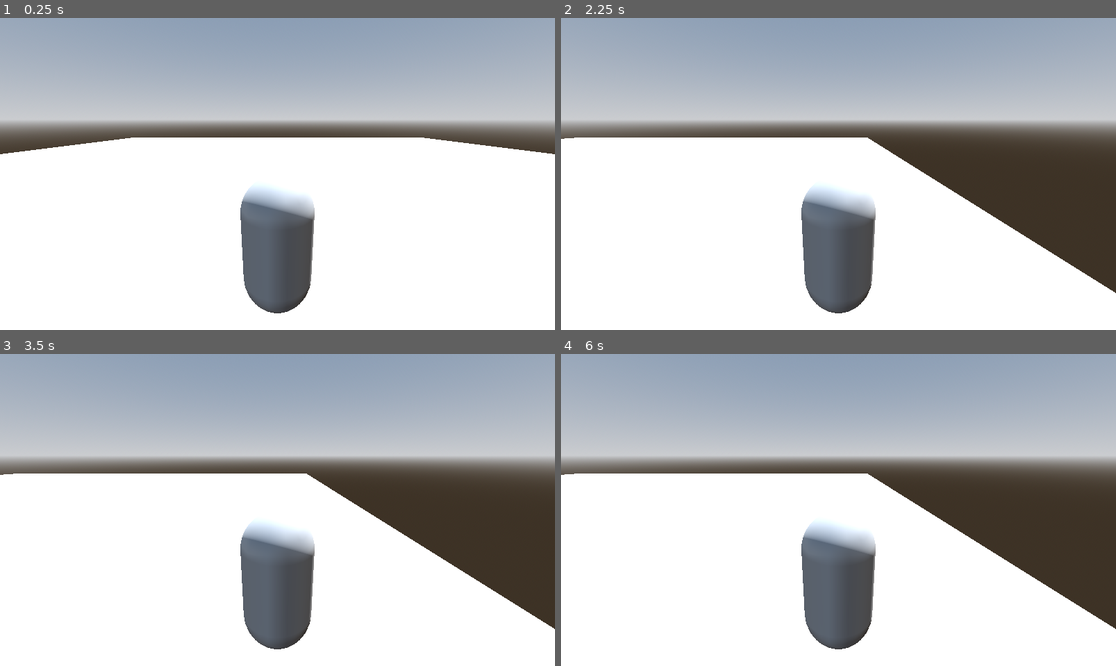
Above: before the commit, frames 1-4 (two rows, left to right).
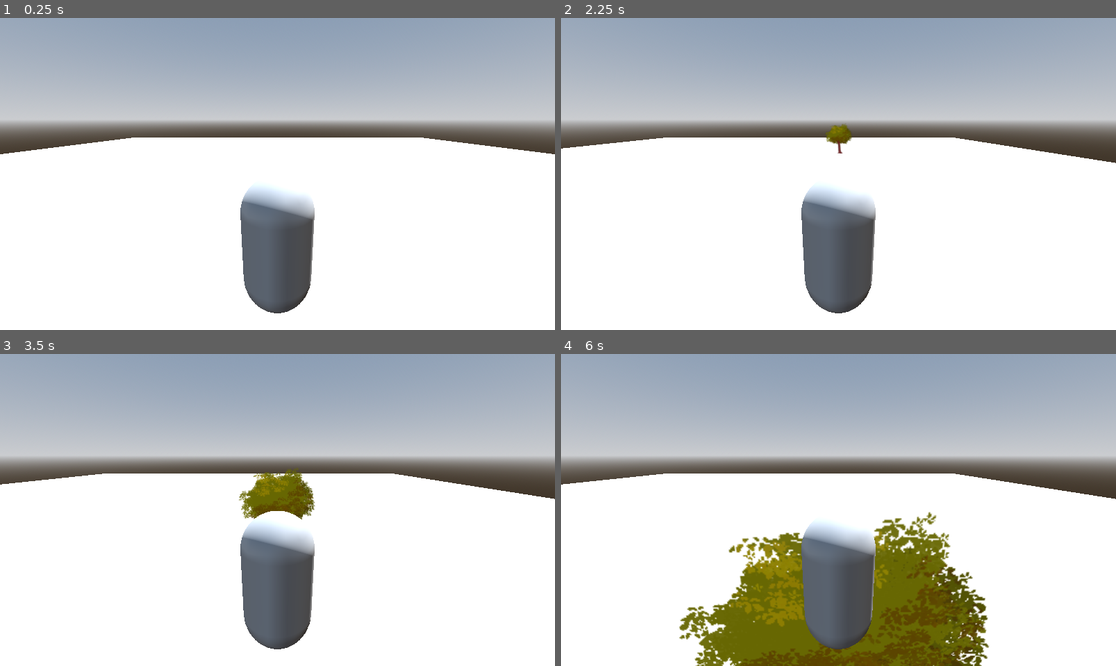
Above: after the commit, the same moments.

Repository: wewewer123/Cozy-Chaos-Fall-2025
Game: Godot game, scene res://scenes/main.tscn
The game is run twice, just before and just after one commit, with the same random seed, the same clock (stepped at 60 frames per second) and the same inputs.
Inputs (mouse positions are in pixels of both pictures, inside the frame that each line leads up to):
- Up to frame 1 (0.25 s): no input
- Up to frame 2 (2.25 s): tap Enter at 0.5, 2 s; move the mouse to (960, 158) at 0.52 s; hold D (right) 0.53-1.28 s; tap T at 0.6, 2.1 s; click (960, 158) at 0.67 s; tap Space at 1.25 s; move the mouse to (727, 189) at 1.27 s; hold A (left) 1.28-2.03 s; tap Y at 1.35 s; move the mouse to (894, 105) at 2.02 s; hold D (right) from 2.03 s (still down)
- Up to frame 3 (3.5 s): keep holding D (right); move the mouse to (249, 572) at 2.77 s; tap Y at 2.85 s; click (249, 572) at 2.92 s
- Up to frame 4 (6 s): move the mouse to (1005, 556) at 3.52 s; release D (right) at 3.53 s; hold A (left) 3.53-5.78 s; tap T at 3.6, 5.1 s; move the mouse to (672, 463) at 4.27 s; tap Y at 4.35, 5.85 s; move the mouse to (866, 510) at 5.02 s; click (866, 510) at 5.17 s; move the mouse to (755, 432) at 5.77 s; hold D (right) from 5.78 s (still down)

The runs differ from the first frame. In frame 1, less than 0.1% of the frame differs, in the area x 0-100%, y 38-44%; in frame 2, 11%; in frame 3, 12%; in frame 4, 25%, in the area x 0-100%, y 38-100%.
Error after the commit: Invalid access to property or key 'lives' on a base object of type 'null instance'. (res://scripts/tree.gd:23)

Commit message:
Added tree and ghost scenes and implimented the tree to move in lanes

Diff:
--- a/project.godot
+++ b/project.godot
@@ -34,6 +34,13 @@
 ]
 }
 
+[layer_names]
+
+3d_physics/layer_1="player"
+3d_physics/layer_2="ground"
+3d_physics/layer_3="item"
+3d_physics/layer_4="obstacle"
+
 [rendering]
 
 renderer/rendering_method="gl_compatibility"
--- /dev/null
+++ b/scenes/ghost.tscn
@@ -0,0 +1,18 @@
+[gd_scene load_steps=3 format=3 uid="uid://cqcmrldguya81"]
+
+[ext_resource type="Texture2D" uid="uid://bbs70q0d5h6f4" path="res://tempGraphics/t2.png" id="1_t76o2"]
+
+[sub_resource type="CylinderShape3D" id="CylinderShape3D_avsvi"]
+height = 5.4677734
+radius = 1.8818359
+
+[node name="Ghost" type="Area3D"]
+collision_layer = 8
+
+[node name="Sprite3D" type="Sprite3D" parent="."]
+transform = Transform3D(2, 0, 0, 0, 2, 0, 0, 0, 2, 0, 2.6, 0)
+texture = ExtResource("1_t76o2")
+
+[node name="CollisionShape3D" type="CollisionShape3D" parent="."]
+transform = Transform3D(1, 0, 0, 0, 1, 0, 0, 0, 1, -0.06652832, 2.6157901, 0)
+shape = SubResource("CylinderShape3D_avsvi")
--- a/scenes/main.gd
+++ b/scenes/main.gd
@@ -1,6 +1,14 @@
 extends Node3D
 @export var max_lanes = 3
+
+var tree_inst: PackedScene = load("res://scenes/tree.tscn")
+
 
 func _ready() -> void:
 	$Player.max_lanes = max_lanes
 	$Player.curr_lane = max_lanes / 2
+
+
+func _on_timer_timeout() -> void:
+	var tree = tree_inst.instantiate()
+	$Obstacles.add_child(tree)
--- a/scenes/main.tscn
+++ b/scenes/main.tscn
@@ -23,6 +23,11 @@
 [node name="WorldEnvironment" type="WorldEnvironment" parent="."]
 environment = SubResource("Environment_h2yge")
 
+[node name="Floor" type="MeshInstance3D" parent="."]
+transform = Transform3D(50, 0, 0, 0, 50, 0, 0, 0, 50, 0, 0, 0)
+layers = 2
+mesh = SubResource("PlaneMesh_7dm0k")
+
 [node name="DirectionalLight3D" type="DirectionalLight3D" parent="."]
 transform = Transform3D(-0.8660254, -0.43301278, 0.25, 0, 0.49999997, 0.86602545, -0.50000006, 0.75, -0.43301266, 0, 0, 0)
 shadow_enabled = true
@@ -30,6 +35,10 @@
 [node name="Player" parent="." instance=ExtResource("1_ig7tw")]
 transform = Transform3D(1, 0, 0, 0, 1, 0, 0, 0, 1, 0, 4.339999, 19.610004)
 
-[node name="Floor" type="MeshInstance3D" parent="."]
-transform = Transform3D(50, 0, 0, 0, 50, 0, 0, 0, 50, -0.0032205582, 0.012295723, -0.005894661)
-mesh = SubResource("PlaneMesh_7dm0k")
+[node name="Timer" type="Timer" parent="."]
+wait_time = 2.0
+autostart = true
+
+[node name="Obstacles" type="Node3D" parent="."]
+
+[connection signal="timeout" from="Timer" to="." method="_on_timer_timeout"]
--- a/scenes/player.tscn
+++ b/scenes/player.tscn
@@ -7,6 +7,7 @@
 [sub_resource type="CapsuleMesh" id="CapsuleMesh_4flbx"]
 
 [node name="Player" type="CharacterBody3D"]
+collision_mask = 12
 script = ExtResource("1_3vyb7")
 
 [node name="CollisionShape3D" type="CollisionShape3D" parent="."]
--- /dev/null
+++ b/scenes/tree.tscn
@@ -0,0 +1,22 @@
+[gd_scene load_steps=4 format=3 uid="uid://07xryqjw73lg"]
+
+[ext_resource type="Texture2D" uid="uid://bbs70q0d5h6f4" path="res://tempGraphics/t2.png" id="1_7ukg5"]
+[ext_resource type="Script" uid="uid://ccn5l2kfiih63" path="res://scripts/tree.gd" id="1_vplca"]
+
+[sub_resource type="CylinderShape3D" id="CylinderShape3D_avsvi"]
+height = 5.4677734
+radius = 1.8818359
+
+[node name="Tree" type="Area3D"]
+collision_layer = 8
+script = ExtResource("1_vplca")
+
+[node name="Sprite3D" type="Sprite3D" parent="."]
+transform = Transform3D(2, 0, 0, 0, 2, 0, 0, 0, 2, 0, 2.6, 0)
+texture = ExtResource("1_7ukg5")
+
+[node name="CollisionShape3D" type="CollisionShape3D" parent="."]
+transform = Transform3D(1, 0, 0, 0, 1, 0, 0, 0, 1, -0.06652832, 2.6157901, 0)
+shape = SubResource("CylinderShape3D_avsvi")
+
+[connection signal="body_entered" from="." to="." method="_on_body_entered"]
--- a/scripts/player.gd
+++ b/scripts/player.gd
@@ -2,7 +2,9 @@
 
 var max_lanes: int
 var curr_lane: int
-@export var max_velocity = 40
+@export var lives = 5
+@export var max_velocity = 10
+
 
 func _process(_delta: float) -> void:
 	if Input.is_action_just_pressed("left"):
--- /dev/null
+++ b/scripts/tree.gd
@@ -0,0 +1,23 @@
+extends Area3D
+
+
+
+# Called when the node enters the scene tree for the first time.
+func _ready():
+	var rng:= RandomNumberGenerator.new()
+
+	lane_spawn(rng.randi_range(-1, 1))
+	#position = Vector3(lane, 0, -10)
+
+func _process(delta):
+	position += Vector3(0, 0, 1.0)*20*delta
+
+func lane_spawn(direction: int) -> void:
+	position = Vector3((sign(direction)*10), 0, -20)
+
+#func _on_body_shape_entered(body_rid: RID, body: Node3D, body_shape_index: int, local_shape_index: int) -> void:
+#	collision.emit()
+
+
+func _on_body_entered(body: Node3D) -> void:
+	$Player.lives -= 1
Not shown, added: scripts/tree.gd.uid
Binary file added: tempGraphics/t2.png
Not shown, added: tempGraphics/t2.png.import
